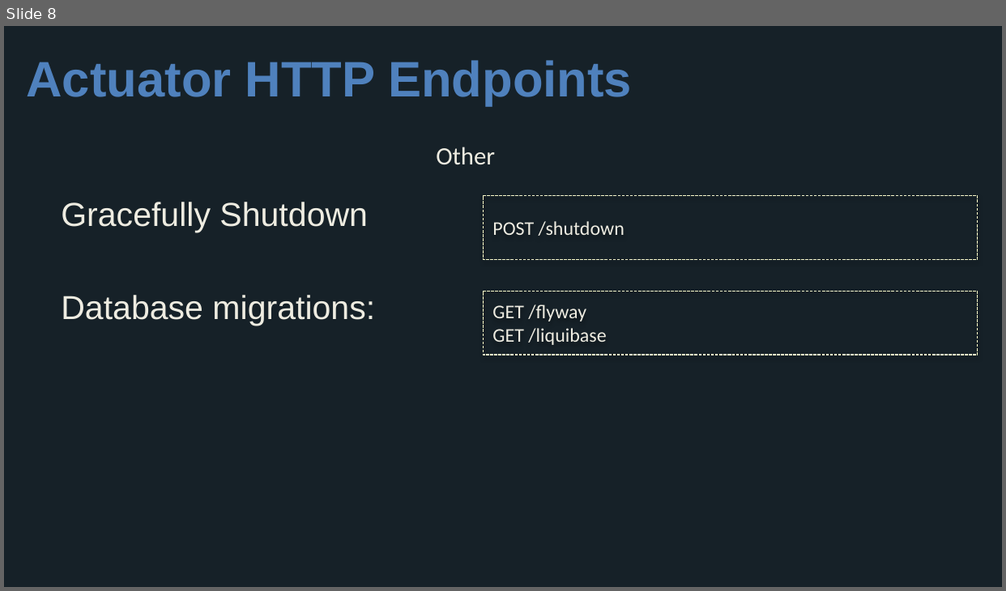
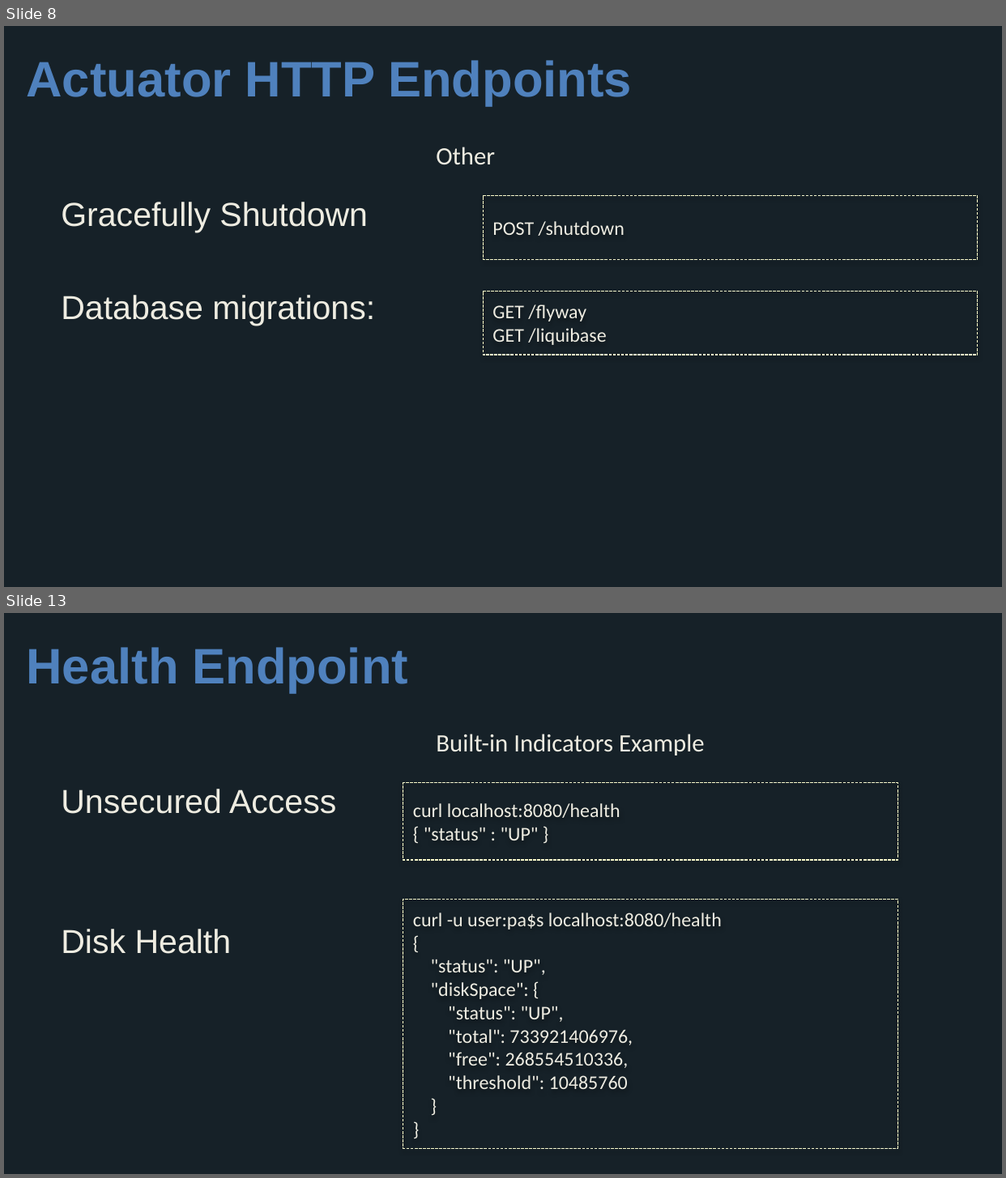
Before and after one commit to wxlund/CN-Workshop-Boeing, a slide deck: presentations/Session_4_Advanced_Boot.pptx. Shown one above the other, each under a label of ours: slide 8 before the commit, slides 8 and 13 after it; the slides between them are not shown. The pictures are 1006x591 and 1006x1178 pixels, drawn with LibreOffice and Linux fonts; fonts in the diff are those of the drawing; background and template pictures are left out. Boxes give left, top, right and bottom in pixels: in the first picture for what was removed or moved away, otherwise in the second. Text is boxed around its words. In the diff, an @@ line names an element or a change of style, - is before the commit and + after.

```diff
--- a/presentations/Session_4_Advanced_Boot.pptx
+++ b/presentations/Session_4_Advanced_Boot.pptx
@@ slide 13 added at bbox=[4, 613, 1002, 1174], background #162128 @@
@@ title added at bbox=[26, 647, 408, 693], 36 pt, text #4F81BD, bold @@
+Health Endpoint
@@ text added at bbox=[436, 734, 705, 756], 18 pt, text #EEECE1 @@
+Built-in Indicators Example
@@ rectangle added at bbox=[403, 782, 898, 859], outline #FFFFCC 0.75 pt dashed, 14 pt, text #EEECE1 @@
+curl localhost:8080/health
+{ "status" : "UP" }
@@ text added at bbox=[61, 789, 336, 954], 24 pt, text #EEECE1 @@
+Unsecured Access
+Disk Health
@@ rectangle added at bbox=[403, 900, 898, 1149], outline #FFFFCC 0.75 pt dashed, 14 pt, text #EEECE1 @@
+curl -u user:pa$s localhost:8080/health
+{
+"status": "UP",
+"diskSpace": {
+"status": "UP",
+"total": 733921406976,
+"free": 268554510336,
+"threshold": 10485760
+}
+}
```
Also in this commit, not shown: 19 other slides added.
